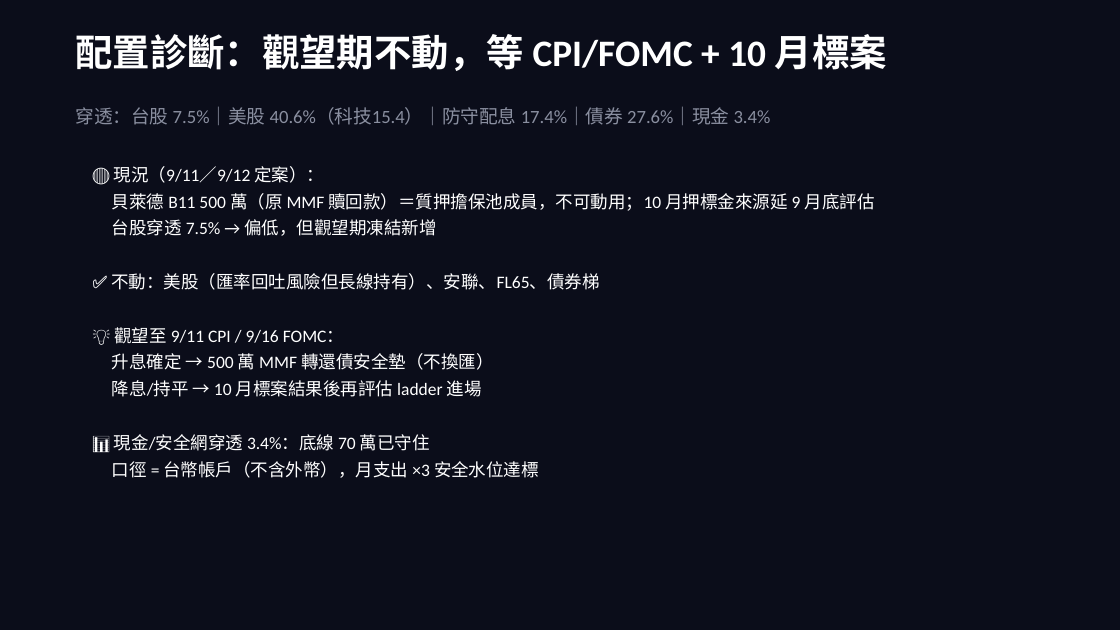
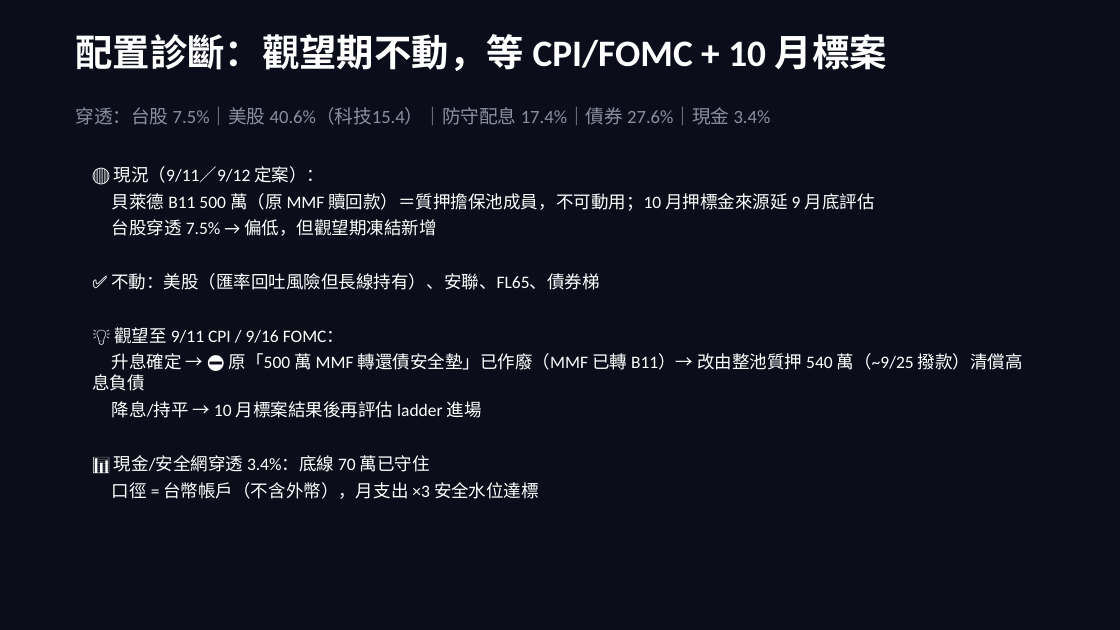
Before and after one commit to b0988321088/longjiu-dashboard-2, a slide deck: slide 7 of 大轉向資產配置策略_final.pptx. Drawn at 1120x630 pixels with LibreOffice and Linux fonts; fonts in the diff are those of the drawing. Boxes give left, top, right and bottom in pixels: in the first picture for what was removed or moved away, otherwise in the second. Text is boxed around its words. In the diff, an @@ line names an element or a change of style, - is before the commit and + after.

```diff
--- a/大轉向資產配置策略_final.pptx
+++ b/大轉向資產配置策略_final.pptx
@@ text at (x1=92, y1=353, x2=1023, y2=391): text changed @@
-升息確定 → 500 萬 MMF 轉還債安全墊（不換匯）
+升息確定 → ⛔ 原「500 萬 MMF 轉還債安全墊」已作廢（MMF 已轉 B11）→ 改由整池質押 540 萬（~9/25 撥款）清償高息負債
```
Also in this commit, not shown: 7 other slides changed, 2 other files.
